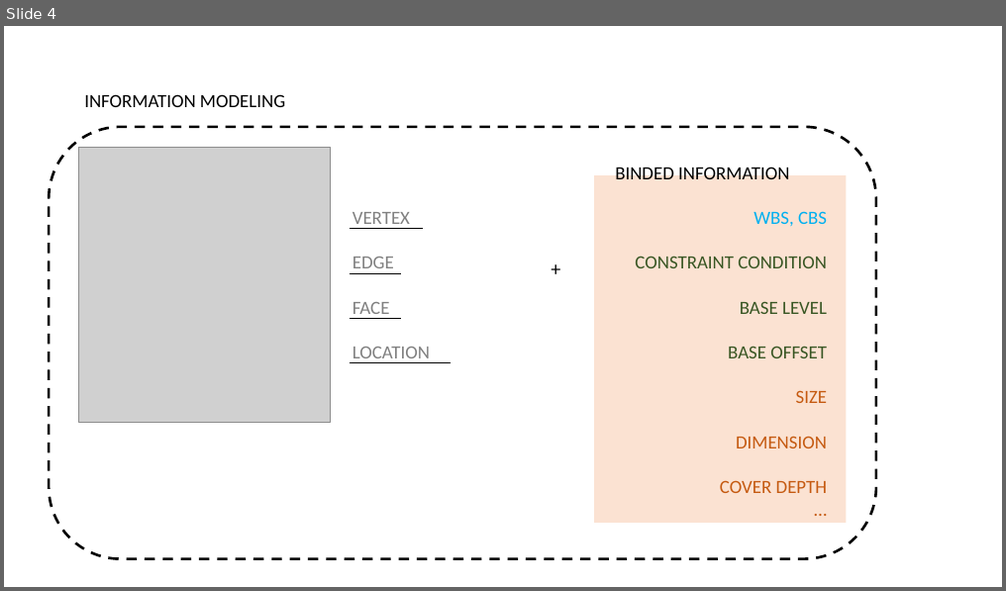
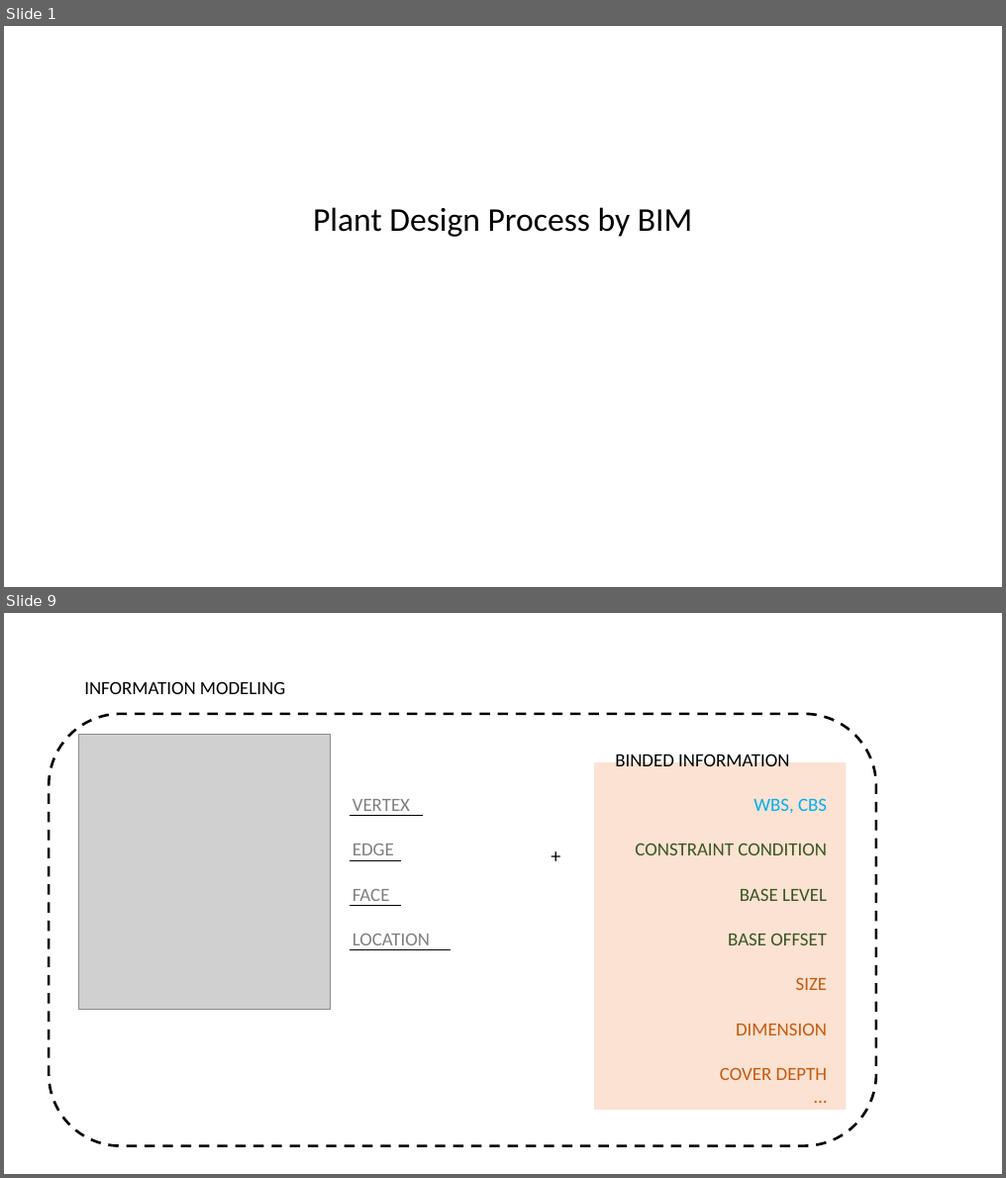
Before and after one commit to hnanmal/mQ, a slide deck: 논문준비/프레젠테이션1.pptx. Shown one above the other, each under a label of ours: slide 4 before the commit, slides 1 and 9 after it; the slides between them are not shown. The pictures are 1006x591 and 1006x1178 pixels, drawn with LibreOffice and Linux fonts; fonts in the diff are those of the drawing; grey boxes stand for pictures. Boxes give left, top, right and bottom in pixels: in the first picture for what was removed or moved away, otherwise in the second. Text is boxed around its words. In the diff, an @@ line names an element or a change of style, - is before the commit and + after.

```diff
--- a/논문준비/프레젠테이션1.pptx
+++ b/논문준비/프레젠테이션1.pptx
@@ slide 1 added at (4,26,1002,587), background #FFFFFF @@
@@ text added at (313,207,692,237), 32 pt, text #000000 @@
+Plant Design Process by BIM
@@ what was slide 4 is now slide 9 @@
```
Also in this commit, not shown: 2 slides changed, 6 other slides added, 3 slides removed.
